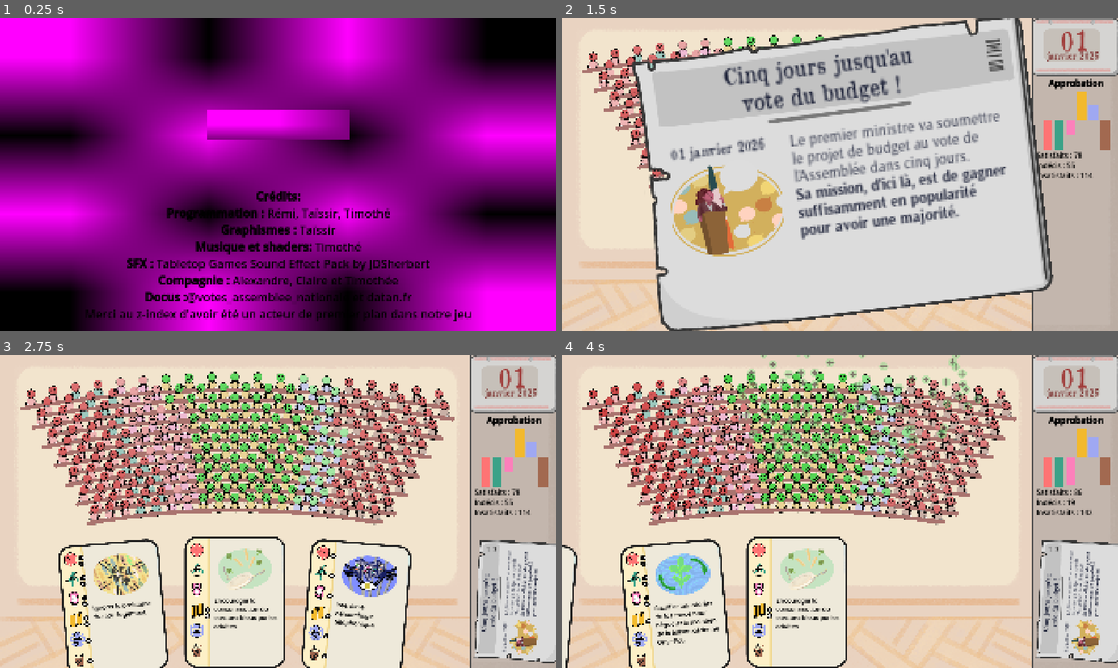
Above: before the commit, frames 1-4 (two rows, left to right).
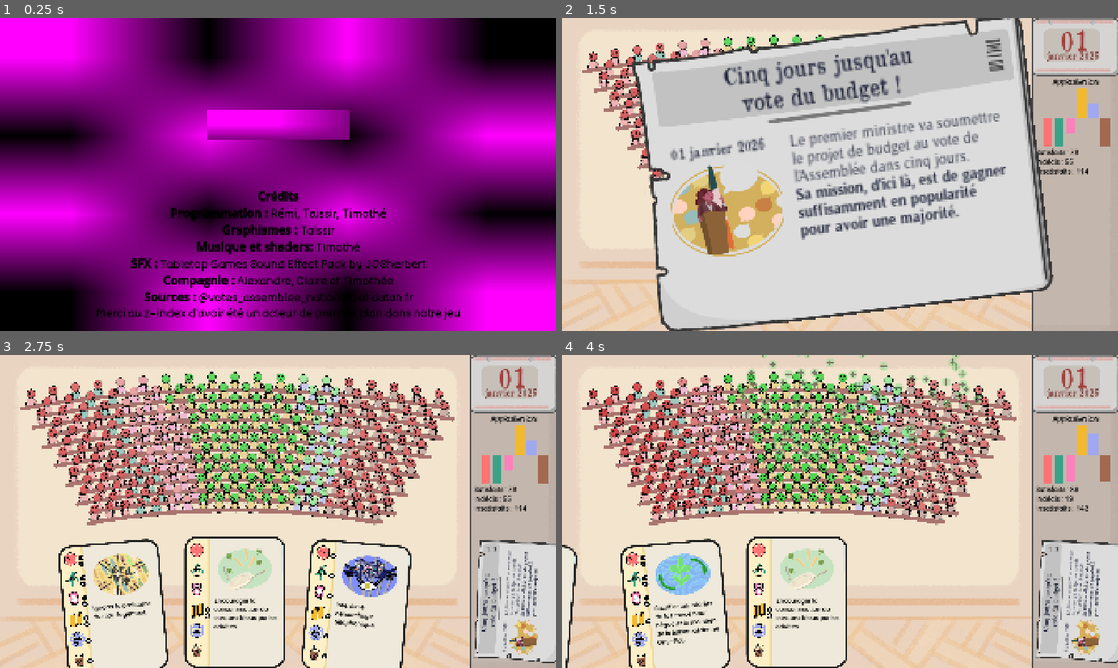
Above: after the commit, the same moments.

Repository: remimorvan/assemblee-nationale-simulator
Game: Godot game, scene res://scenes/begin_screen.tscn
Two runs of this game, one before a commit and one after it. Both use one fixed random seed, a clock stepped at 60 frames per second and the inputs below.
Inputs (mouse positions are in pixels of both pictures, inside the frame that each line leads up to):
- Up to frame 1 (0.25 s): no input
- Up to frame 2 (1.5 s): click (840, 124) at 0.5 s; tap Enter at 1.25 s; move the mouse to (1073, 118) at 1.27 s; click (1073, 118) at 1.42 s
- Up to frame 3 (2.75 s): tap Space at 2 s; move the mouse to (278, 511) at 2.02 s; click (278, 511) at 2.17 s
- Up to frame 4 (4 s): move the mouse to (673, 608) at 2.77 s; click (673, 608) at 2.92 s; move the mouse to (795, 602) at 3.52 s; click (795, 602) at 3.67 s

The runs differ from the first frame. In frame 1, 4.5% of the frame differs, in the area x 15-85%, y 55-97%; in frame 2, 0.8%; in frame 3, 0.8%; in frame 4, 0.8%.

Commit message:
better fonts

Diff:
--- a/scenes/begin_screen.tscn
+++ b/scenes/begin_screen.tscn
@@ -1,6 +1,7 @@
-[gd_scene load_steps=4 format=3 uid="uid://8odn30sfqxiy"]
+[gd_scene load_steps=5 format=3 uid="uid://8odn30sfqxiy"]
 
 [ext_resource type="Script" uid="uid://cmec1vfokbkpo" path="res://scripts/begin_screen.gd" id="1_16y60"]
+[ext_resource type="FontFile" uid="uid://0pyo548st5e1" path="res://assets/card/BadComic-Regular.ttf" id="2_4wclw"]
 
 [sub_resource type="PlaceholderTexture2D" id="PlaceholderTexture2D_cg7kj"]
 
@@ -49,14 +50,15 @@
 offset_top = 45.0
 offset_bottom = 110.0
 grow_horizontal = 2
+theme_override_fonts/normal_font = ExtResource("2_4wclw")
 bbcode_enabled = true
-text = "[color=black][font_size=40][b]Crédits:
+text = "[color=black][font_size=40][b]Crédits
 Programmation :[/b] Rémi, Taïssir, Timothé
 [b]Graphismes :[/b] Taïssir
 [b]Musique et shaders:[/b] Timothé
 [b]SFX :[/b] Tabletop Games Sound Effect Pack by JDSherbert
 [b]Compagnie :[/b] Alexandre, Claire et Timothée
-[b]Docus :[/b]@votes_assemblee_nationale et datan.fr
+[b]Sources :[/b] @votes_assemblee_nationale et datan.fr
 Merci au z-index d'avoir été un acteur de premier plan dans notre jeu"
 fit_content = true
 horizontal_alignment = 1
--- a/scenes/game.tscn
+++ b/scenes/game.tscn
@@ -1,17 +1,19 @@
-[gd_scene load_steps=16 format=3 uid="uid://velnx8vw6r6u"]
+[gd_scene load_steps=18 format=3 uid="uid://velnx8vw6r6u"]
 
-[ext_resource type="Texture2D" uid="uid://bnwl4udh588u" path="res://assets/parquet.png" id="1_u5sy4"]
+[ext_resource type="Texture2D" uid="uid://pbgnplbufdk8" path="res://assets/parquet.png" id="1_u5sy4"]
 [ext_resource type="PackedScene" uid="uid://bf3fndiyasfyq" path="res://scenes/player.tscn" id="1_uwrxv"]
-[ext_resource type="Texture2D" uid="uid://dkqg114u2u6b7" path="res://assets/side_bar.png" id="2_vtaks"]
+[ext_resource type="Texture2D" uid="uid://ctukjde2lavq3" path="res://assets/side_bar.png" id="2_vtaks"]
 [ext_resource type="PackedScene" uid="uid://d1voxmvhe7xmt" path="res://scenes/hemicycle.tscn" id="2_yqjtg"]
 [ext_resource type="PackedScene" uid="uid://bqeoj11e5kq1" path="res://scenes/deck.tscn" id="3_lnu2h"]
-[ext_resource type="Texture2D" uid="uid://b1svvw8abisl7" path="res://assets/calendar.png" id="4_kvpfn"]
-[ext_resource type="PackedScene" uid="uid://bchbmi7q2rb7" path="res://scenes/plot.tscn" id="4_lbhrr"]
-[ext_resource type="FontFile" uid="uid://cx51c8m6e6abp" path="res://assets/journal/OldNewspaperTypes.ttf" id="5_vtaks"]
+[ext_resource type="Texture2D" uid="uid://ccxds67ojrrse" path="res://assets/calendar.png" id="4_kvpfn"]
+[ext_resource type="PackedScene" path="res://scenes/plot.tscn" id="4_lbhrr"]
+[ext_resource type="FontFile" uid="uid://b3wje204pkgb7" path="res://assets/journal/OldNewspaperTypes.ttf" id="5_vtaks"]
+[ext_resource type="FontFile" uid="uid://0pyo548st5e1" path="res://assets/card/BadComic-Regular.ttf" id="6_ir15t"]
 [ext_resource type="PackedScene" uid="uid://didoyh5qajy65" path="res://scenes/journal.tscn" id="6_p57ef"]
+[ext_resource type="FontFile" uid="uid://usk4ucaxtgwp" path="res://assets/card/Monicacomic.ttf" id="7_ca42v"]
 [ext_resource type="Script" uid="uid://dmafeh1bsc5qf" path="res://scripts/journal.gd" id="7_u5sy4"]
 [ext_resource type="PackedScene" uid="uid://dsxn86n1h3qci" path="res://scenes/tooltip.tscn" id="11_kvpfn"]
-[ext_resource type="PackedScene" uid="uid://c7h6xomjcf1ka" path="res://scenes/looser_screen.tscn" id="12_kvuet"]
+[ext_resource type="PackedScene" uid="uid://bv7bhg0nf7wkc" path="res://scenes/looser_screen.tscn" id="12_kvuet"]
 [ext_resource type="PackedScene" uid="uid://bqyuueqc4507j" path="res://scenes/victory_screen.tscn" id="13_trtic"]
 
 [sub_resource type="LabelSettings" id="LabelSettings_0tnpc"]
@@ -91,6 +93,8 @@
 
 [node name="RichTextLabel2" type="RichTextLabel" parent="HBoxContainer/PanelContainer/VBoxContainer"]
 layout_mode = 2
+theme_override_fonts/normal_font = ExtResource("6_ir15t")
+theme_override_fonts/bold_font = ExtResource("7_ca42v")
 bbcode_enabled = true
 text = "[center][b][color=black][center][font_size=30]Approbation"
 fit_content = true
@@ -108,6 +112,7 @@
 
 [node name="TextStats" type="RichTextLabel" parent="HBoxContainer/PanelContainer/VBoxContainer"]
 layout_mode = 2
+theme_override_fonts/normal_font = ExtResource("6_ir15t")
 bbcode_enabled = true
 text = "Test"
 fit_content = true
--- a/scripts/player.gd
+++ b/scripts/player.gd
@@ -14,7 +14,7 @@
 var rng = RandomNumberGenerator.new()
 var special_event # string or null
 var declared_special_event_this_turn: bool = false
-const nb_days_before_vote: int = 2
+const nb_days_before_vote: int = 6
 var last_card_changed: int = 0
 var is_journal_showed: bool = true
 var lock: bool = false # Prevent player from playing an unbounded number of card
Not shown: 1 places in scenes/card.tscn that only renumber resources
Not shown: 1 places in scenes/hemicycle.tscn that only renumber resources
Not shown: 1 places in scenes/journal.tscn that only renumber resources
Not shown: 1 places in scenes/mp.tscn that only renumber resources
Not shown: 1 places in scenes/player.tscn that only renumber resources
